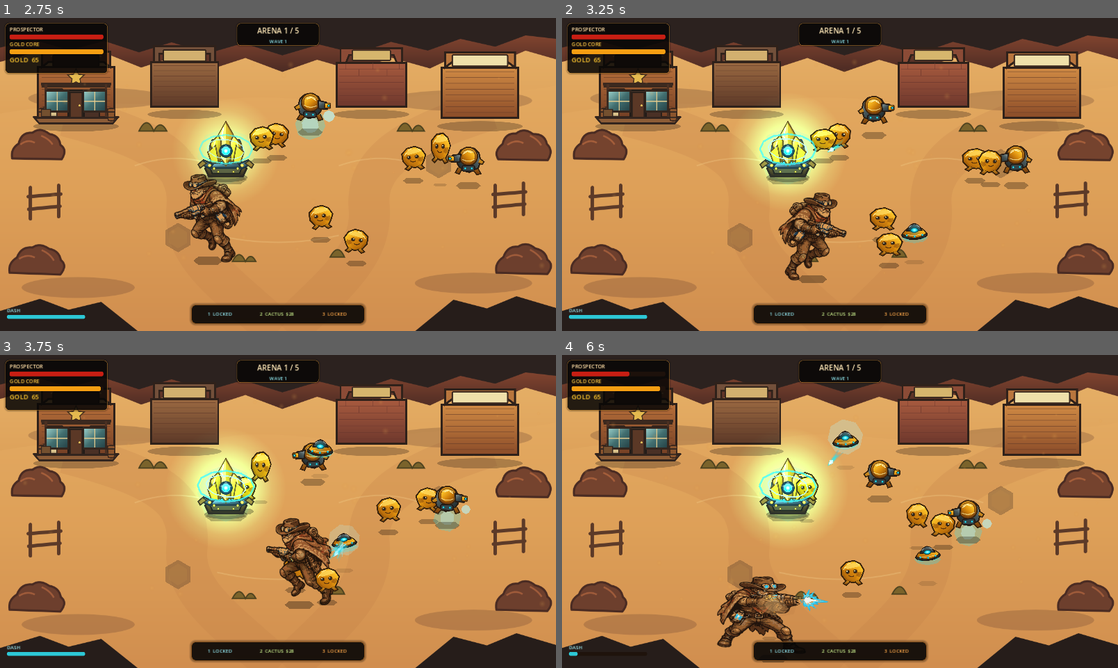
Above: before the commit, frames 1-4 (two rows, left to right).
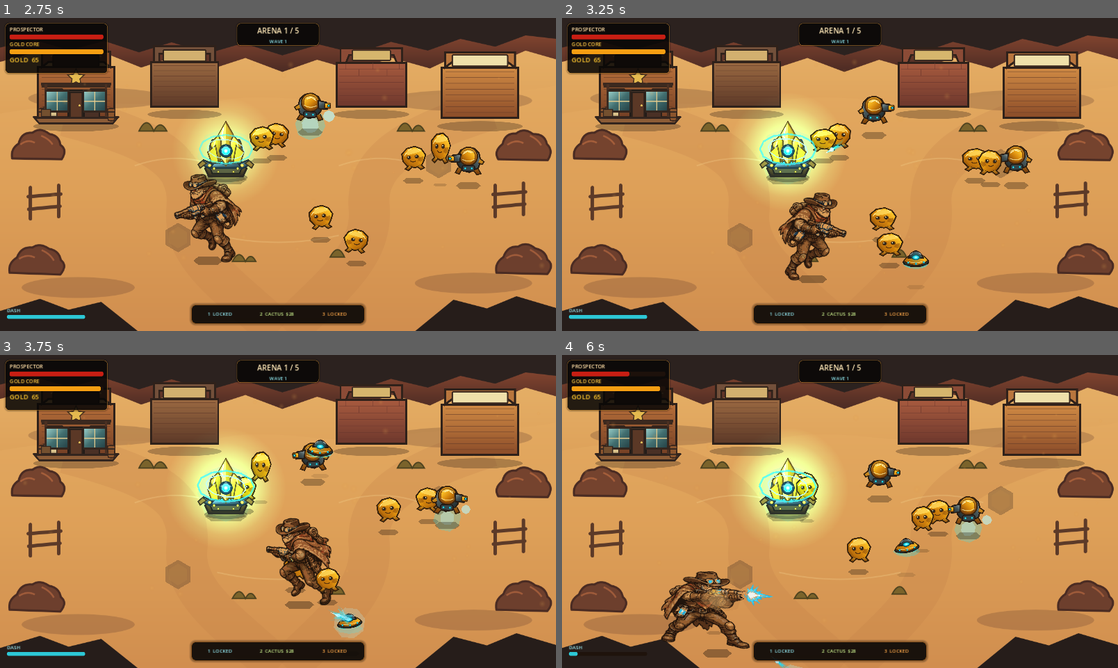
Above: after the commit, the same moments.

Repository: motomotoo1997-art/monster-quest
Game: Godot game, scene res://scenes/main/Main.tscn
Two runs of this game, one before a commit and one after it. Both use one fixed random seed, a clock stepped at 60 frames per second and the inputs below.
Inputs (mouse positions are in pixels of both pictures, inside the frame that each line leads up to):
- Up to frame 1 (2.75 s): click "START RUN" at 0.5 s; tap Enter at 1.25 s; move the mouse to (400, 158) at 1.27 s; hold D (move_right) 1.28-2.03 s; tap E (ability_e) at 1.35 s; move the mouse to (166, 190) at 2.02 s; hold S (move_down) from 2.03 s (still down); tap Q (ability_q) at 2.1 s
- Up to frame 2 (3.25 s): move the mouse to (895, 105) at 2.77 s; release S (move_down) at 2.78 s; hold D (move_right) from 2.78 s (still down); tap R (ability_r) at 2.85 s
- Up to frame 3 (3.75 s): move the mouse to (250, 574) at 3.52 s; release D (move_right) at 3.53 s; hold W (move_up) from 3.53 s (still down); tap 1 (build_1) at 3.6 s
- Up to frame 4 (6 s): move the mouse to (1006, 558) at 4.27 s; release W (move_up) at 4.28 s; hold A (move_left) 4.28-5.78 s; tap 2 (build_2) at 4.35 s; move the mouse to (673, 464) at 5.02 s; tap 3 (build_3) at 5.1 s; move the mouse to (867, 511) at 5.77 s; hold S (move_down) from 5.78 s (still down); tap Space (dash) at 5.85 s

Frame 1 is identical in both runs. In frame 2, 0.5% of the frame differs, in the area x 47-66%, y 41-81%; in frame 3, 1.0%; in frame 4, 6.9%, in the area x 17-78%, y 20-100%.

Commit message:
art: integrate v6 combat feedback

Diff:
--- a/gold-rush-roguelike/scenes/combat/Projectile.tscn
+++ b/gold-rush-roguelike/scenes/combat/Projectile.tscn
@@ -1,6 +1,11 @@
-[gd_scene load_steps=3 format=3]
+[gd_scene load_steps=5 format=3]
 
 [ext_resource type="Script" path="res://scripts/components/projectile_component.gd" id="1_projectile"]
+[ext_resource type="Texture2D" path="res://assets/vfx/combat_feedback_v6.svg" id="2_v6"]
+
+[sub_resource type="AtlasTexture" id="V6BoltTexture"]
+atlas = ExtResource("2_v6")
+region = Rect2(0,0,256,256)
 
 [sub_resource type="CircleShape2D" id="CircleShape2D_projectile"]
 radius = 4.0
@@ -15,6 +20,10 @@
 
 [node name="CollisionShape2D" type="CollisionShape2D" parent="."]
 shape = SubResource("CircleShape2D_projectile")
+
+[node name="V6Bolt" type="Sprite2D" parent="."]
+texture = SubResource("V6BoltTexture")
+scale = Vector2(0.20,0.20)
 
 [node name="TrailSoft" type="Polygon2D" parent="."]
 polygon = PackedVector2Array(-36,-7,5,-5,13,0,5,5,-36,7,-23,0)
